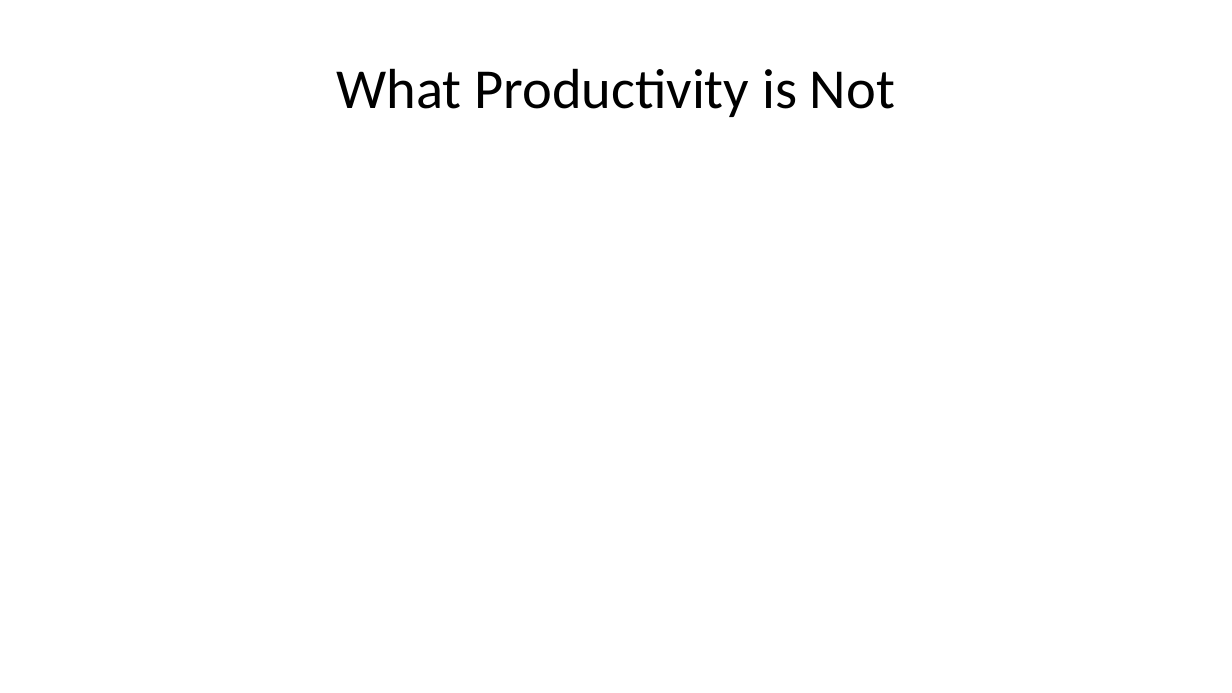
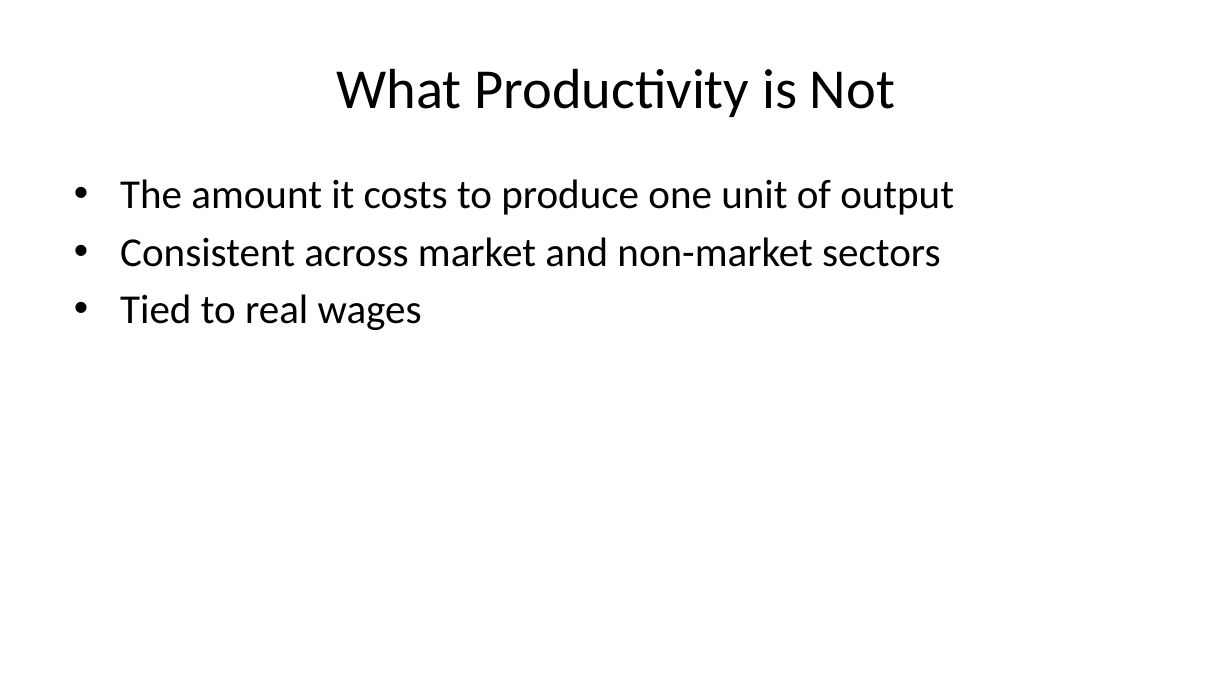
Before and after one commit to amwu-nrc/economics-presentations, a slide deck: slide 14 of Organiser Education - Productivity.pptx. Drawn at 1232x693 pixels with LibreOffice and Linux fonts; fonts in the diff are those of the drawing. Boxes give left, top, right and bottom in pixels: in the first picture for what was removed or moved away, otherwise in the second. Text is boxed around its words. In the diff, an @@ line names an element or a change of style, - is before the commit and + after.

```diff
--- a/Organiser Education - Productivity.pptx
+++ b/Organiser Education - Productivity.pptx
@@ text added at box(120, 179, 954, 330), 24 pt, text #000000 @@
+• The amount it costs to produce one unit of output
+• Consistent across market and non-market sectors
+• Tied to real wages
```
Also in this commit, not shown: 1 slide added, 1 slide removed, 4 other files.
